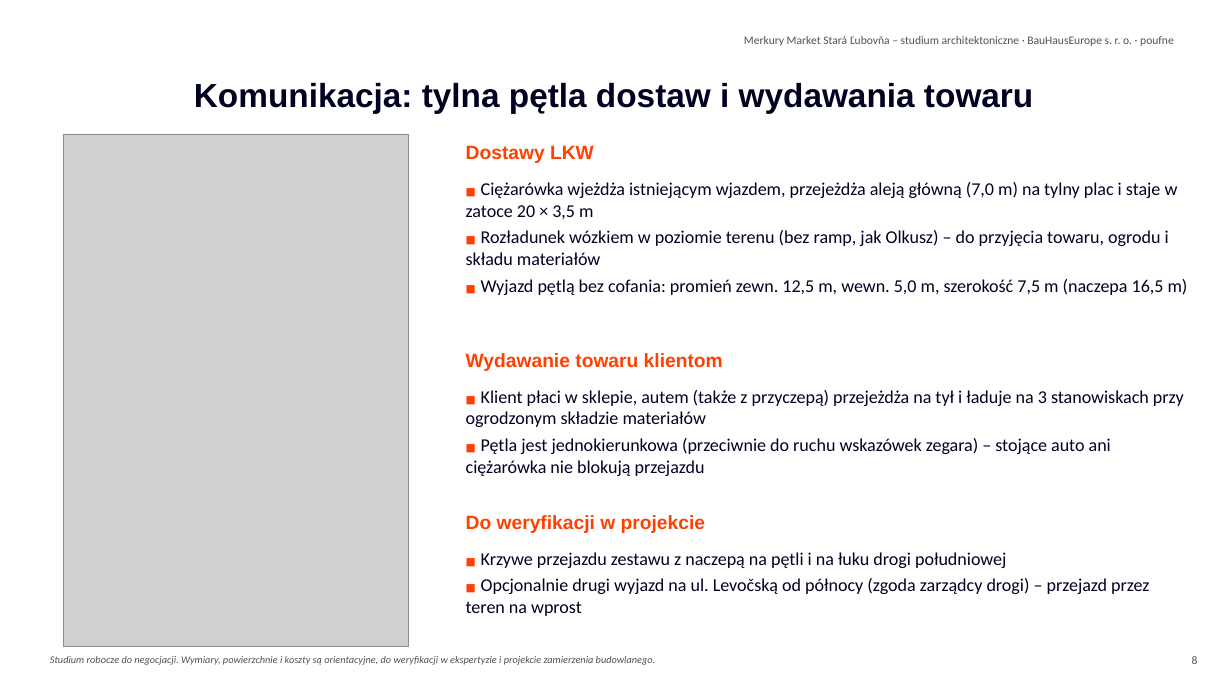
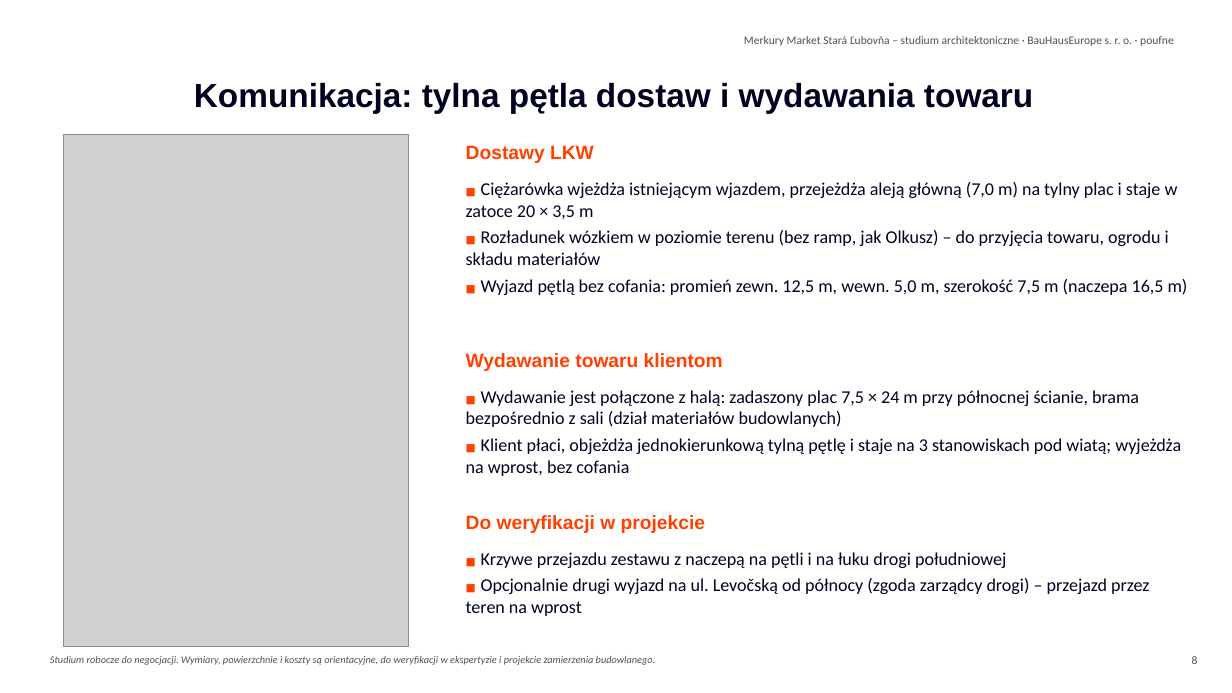
Before and after one commit to Lubo585/Lubo585, a slide deck: slide 8 of business-plan/studia-merkury-market/variant-B-sanacia/Merkury_Market_Stara_Lubovna_wariant_B_modernizacja_dobudowa_PL.pptx. Drawn at 1232x693 pixels with LibreOffice and Linux fonts; fonts in the diff are those of the drawing; grey boxes stand for pictures; background and template pictures are left out. Boxes give left, top, right and bottom in pixels: in the first picture for what was removed or moved away, otherwise in the second. Text is boxed around its words. In the diff, an @@ line names an element or a change of style, - is before the commit and + after.

```diff
--- a/business-plan/studia-merkury-market/variant-B-sanacia/Merkury_Market_Stara_Lubovna_wariant_B_modernizacja_dobudowa_PL.pptx
+++ b/business-plan/studia-merkury-market/variant-B-sanacia/Merkury_Market_Stara_Lubovna_wariant_B_modernizacja_dobudowa_PL.pptx
@@ text at (x1=466, y1=390, x2=1181, y2=476): text changed @@
-■ Klient płaci w sklepie, autem (także z przyczepą) przejeżdża na tył i ładuje na 3 stanowiskach przy ogrodzonym składzie materiałów
-■ Pętla jest jednokierunkowa (przeciwnie do ruchu wskazówek zegara) – stojące auto ani ciężarówka nie blokują przejazdu
+■ Wydawanie jest połączone z halą: zadaszony plac 7,5 × 24 m przy północnej ścianie, brama bezpośrednio z sali (dział materiałów budowlanych)
+■ Klient płaci, objeżdża jednokierunkową tylną pętlę i staje na 3 stanowiskach pod wiatą; wyjeżdża na wprost, bez cofania
```
Also in this commit, not shown: 19 other slides changed, 1 slide added, 26 other files.
